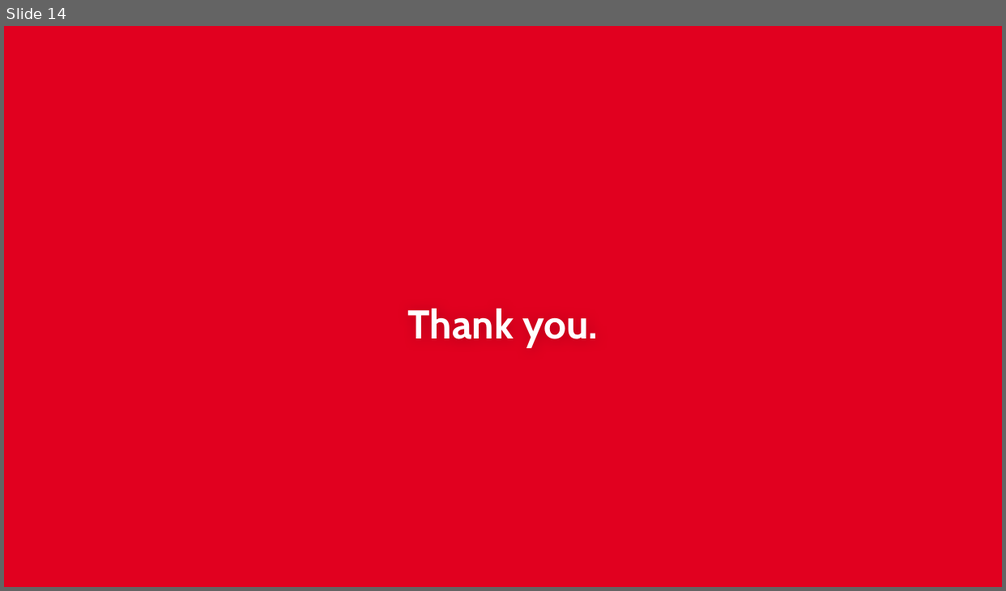
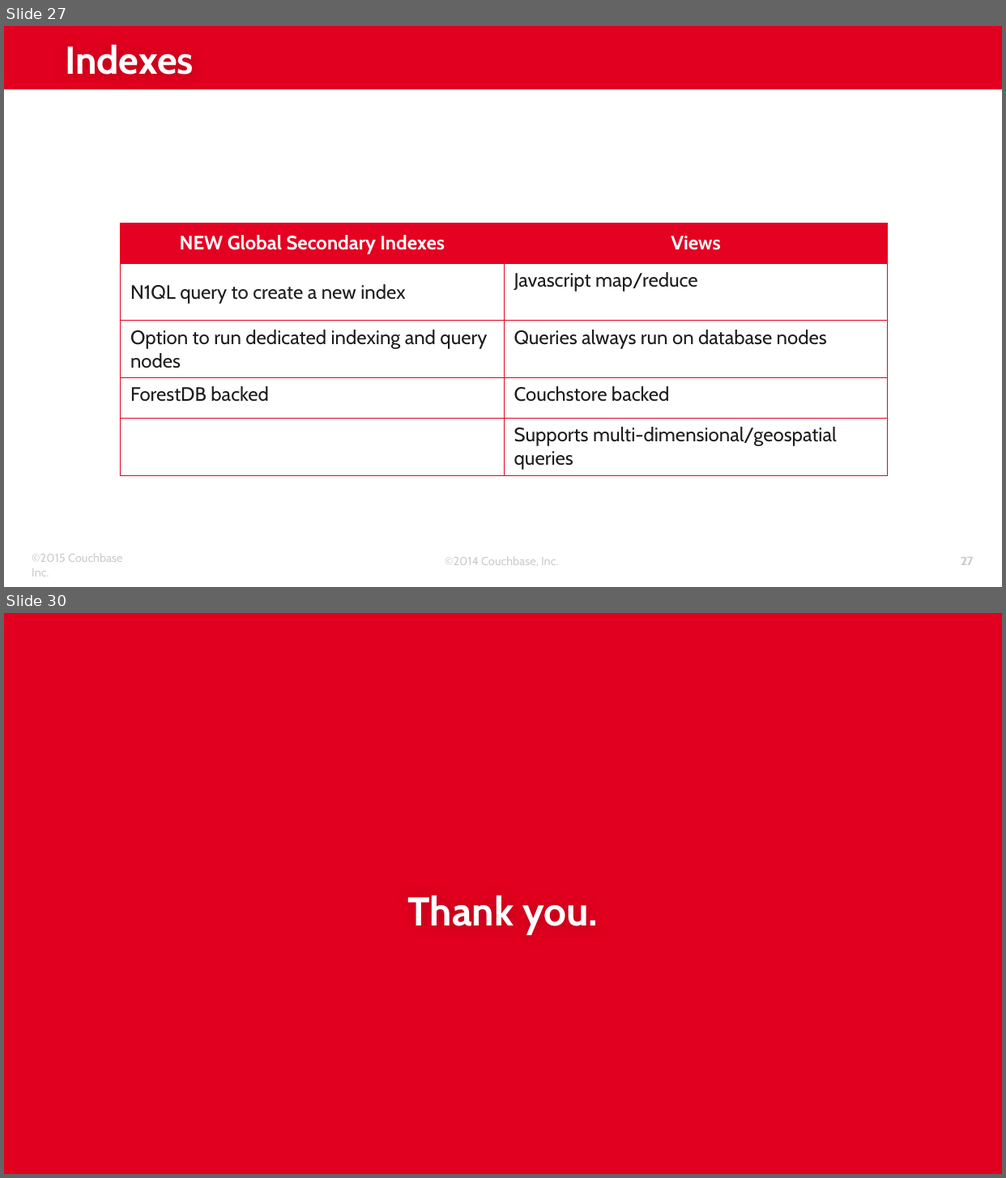
Before and after one commit to subalakr/workshop, a slide deck: server/presentations/Lec-03_N1QL_Introduction.pptx. Shown one above the other, each under a label of ours: slide 14 before the commit, slides 27 and 30 after it; the slides between them are not shown. The pictures are 1006x591 and 1006x1178 pixels, drawn with LibreOffice and Linux fonts; fonts in the diff are those of the drawing; background and template pictures are left out. Boxes give left, top, right and bottom in pixels: in the first picture for what was removed or moved away, otherwise in the second. Text is boxed around its words. In the diff, an @@ line names an element or a change of style, - is before the commit and + after.

```diff
--- a/server/presentations/Lec-03_N1QL_Introduction.pptx
+++ b/server/presentations/Lec-03_N1QL_Introduction.pptx
@@ slide 27 added at <box>4,26,1002,587</box>, background #FFFFFF @@
@@ rectangle added at <box>4,26,1002,90</box>, fill #E1001F @@
@@ title added at <box>65,45,194,75</box>, 28 pt, text #FFFFFF, bold @@
+Indexes
@@ table added at <box>121,223,887,473</box>, 5 rows, 2 columns @@
+NEW Global Secondary Indexes | Views
+N1QL query to create a new index | Javascript map/reduce
+Option to run dedicated indexing and query nodes | Queries always run on database nodes
+ForestDB backed | Couchstore backed
+ | Supports multi-dimensional/geospatial queries
@@ text added at <box>32,553,123,577</box>, 8.5 pt, text #CCCCCC @@
+©2015 Couchbase Inc.
@@ text added at <box>445,557,558,565</box>, 8.5 pt, text #CCCCCC @@
+©2014 Couchbase, Inc.
@@ page number added at <box>902,546,983,576</box>, 8.5 pt, text #CCCCCC @@
+27
@@ page number added at <box>961,557,973,565</box>, 8.5 pt, text #CCCCCC @@
+27
@@ what was slide 14 is now slide 30 @@
```
Also in this commit, not shown: 1 slide changed, 27 other slides added, 13 slides removed.
